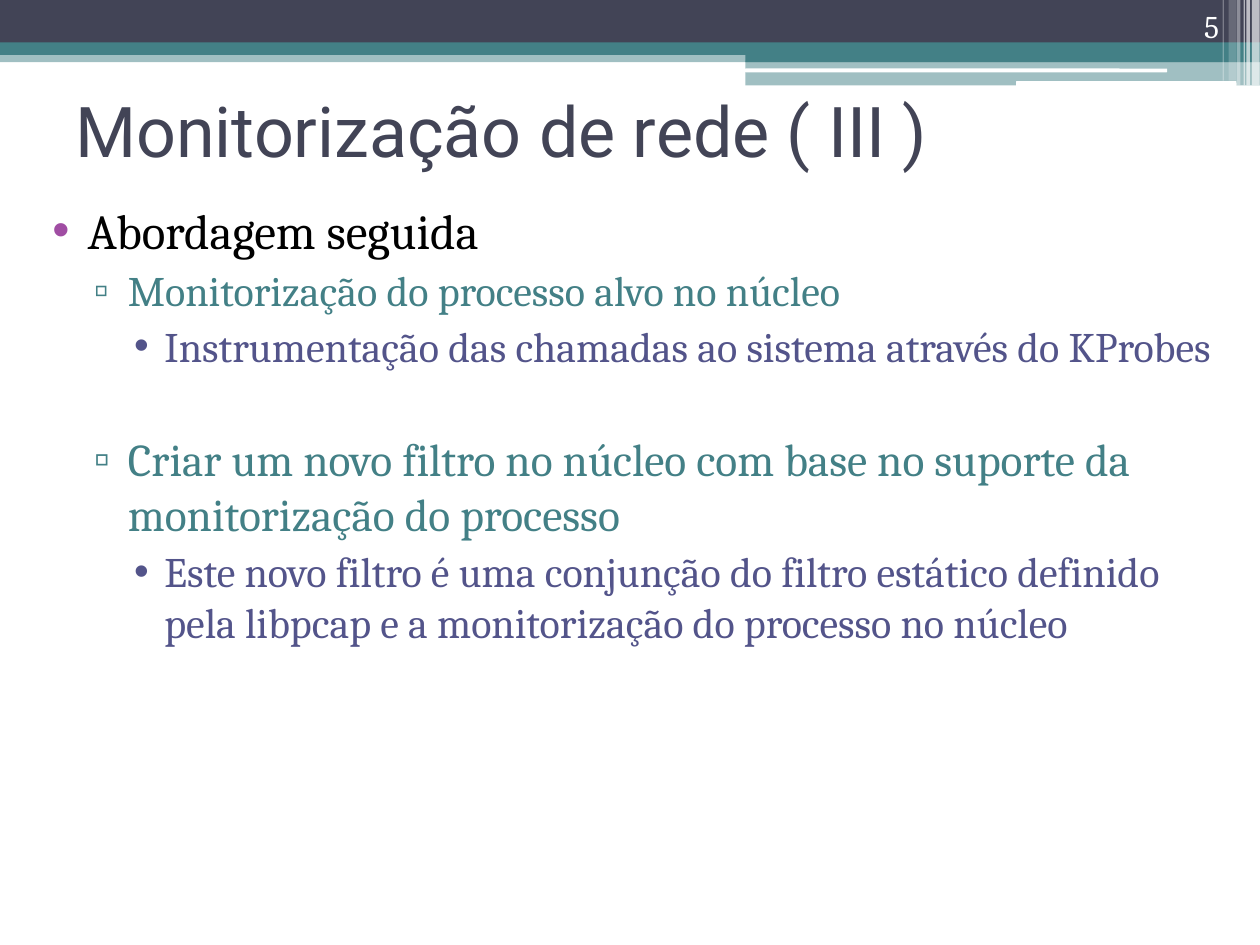
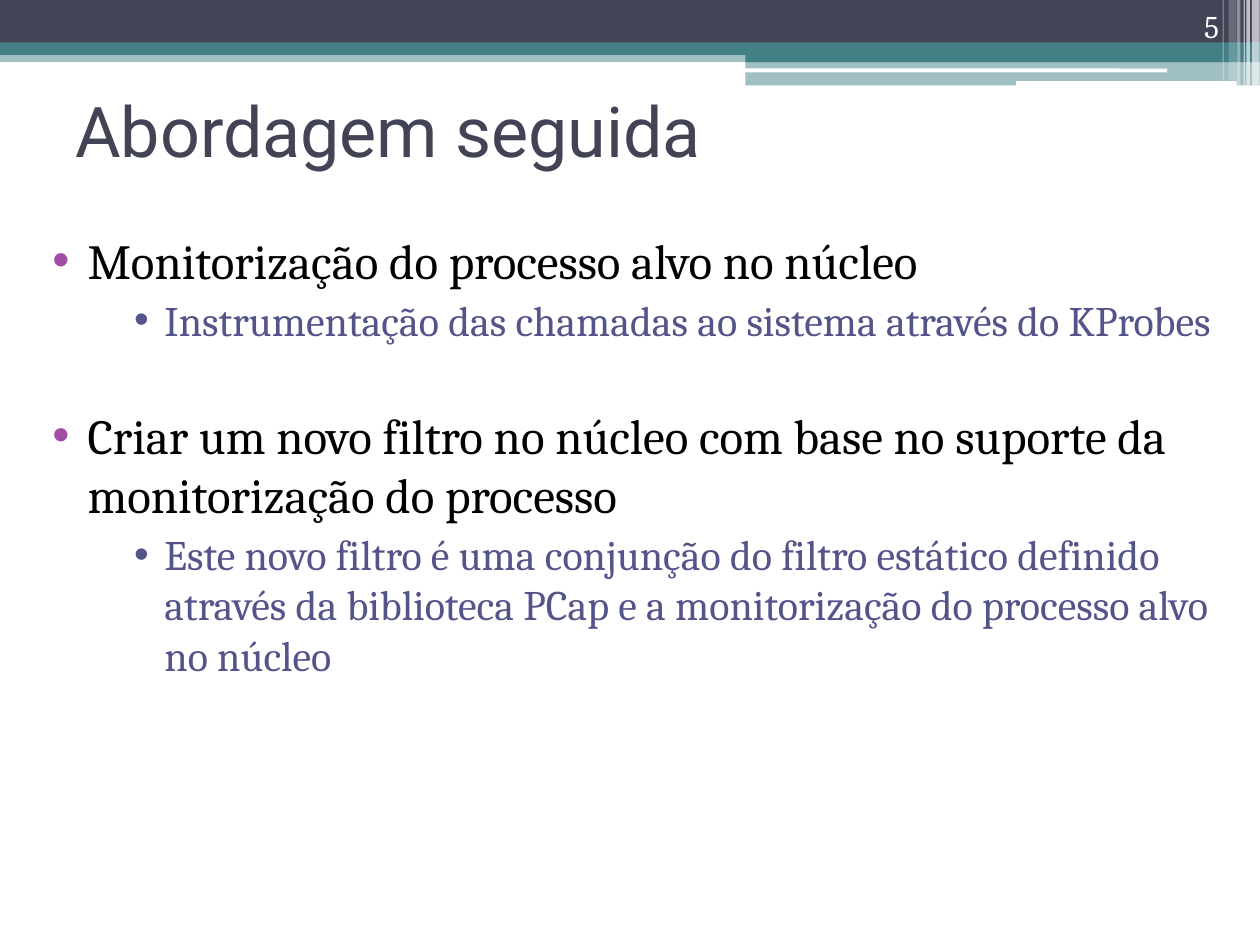
Before and after one commit to nunogmartins/cap_dissertation, a slide deck: slide 5 of doc/apresentacao_dissertacao.pptx. Drawn at 1260x945 pixels with LibreOffice and Linux fonts; fonts in the diff are those of the drawing. Boxes give left, top, right and bottom in pixels: in the first picture for what was removed or moved away, otherwise in the second. Text is boxed around its words. In the diff, an @@ line names an element or a change of style, - is before the commit and + after.

```diff
--- a/doc/apresentacao_dissertacao.pptx
+++ b/doc/apresentacao_dissertacao.pptx
@@ title at box(75, 104, 701, 172): text changed @@
-Monitorização de rede ( III )
+Abordagem seguida
@@ text "Monitorização do processo alvo no ...": place and size @@
-text "Monitorização do processo alvo no ..." at box(88, 215, 1211, 647)
+text "Monitorização do processo alvo no ..." at box(88, 244, 1211, 672)
@@ text at box(88, 215, 479, 260): paragraph removed @@
-• Abordagem seguida
@@ text at box(88, 244, 1165, 524): size 24 to 28 pt in "Monitorização do processo alvo no núcleo"; text colour #438086 to #000000 in "Monitorização do processo alvo no núcleo", "Criar um novo filtro no núcleo com ..."; size 26 to 28 pt in "Criar um novo filtro no núcleo com ..."; bullet ▫ to •; list level 2 to 1 in "Monitorização do processo alvo no ..."; bullet colour #438086 to #A04DA3; list level 2 to 1 in "Criar um novo filtro no ..." @@
@@ text at box(164, 540, 1208, 672): text changed @@
-    • Este novo filtro é uma conjunção do filtro estático definido pela libpcap e a monitorização do processo no núcleo
+    • Este novo filtro é uma conjunção do filtro estático definido através da biblioteca PCap e a monitorização do processo alvo no núcleo
```
Also in this commit, not shown: 4 other slides changed.
